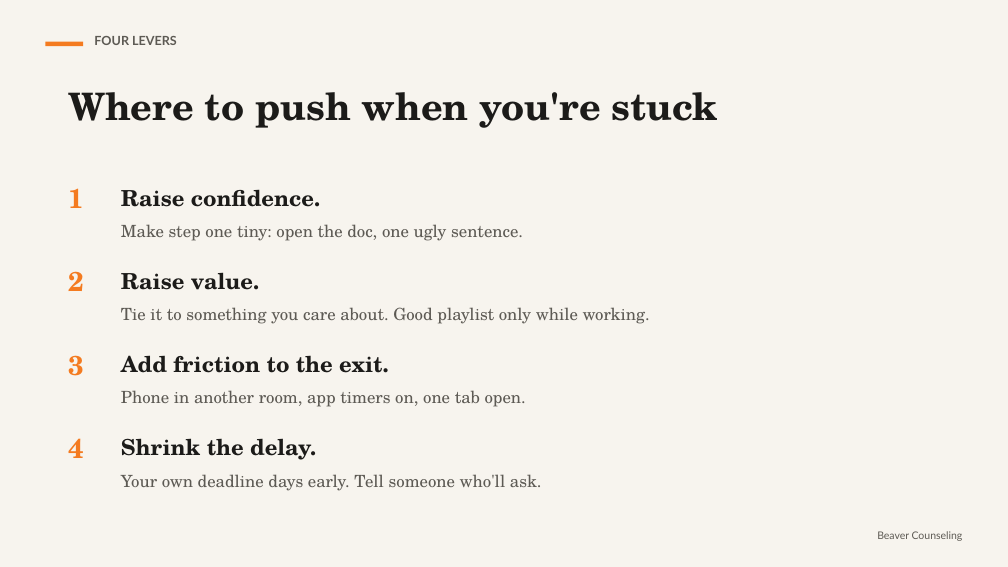
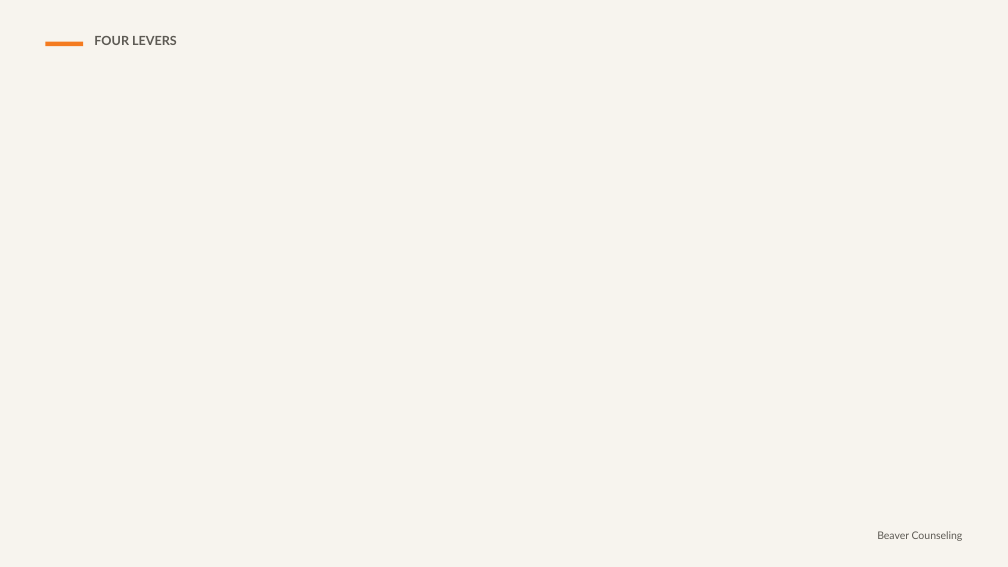
Before and after one commit to rmwtoolkit/bcds-toolkit, a slide deck: slide 17 of decks/why-you-cant-start-lesson-v2.pptx (slide 8 before the commit). Drawn at 1008x567 pixels with LibreOffice and Linux fonts; fonts in the diff are those of the drawing; background and template pictures are left out. Boxes give left, top, right and bottom in pixels: in the first picture for what was removed or moved away, otherwise in the second. Text is boxed around its words. In the diff, an @@ line names an element or a change of style, - is before the commit and + after.

```diff
--- a/decks/why-you-cant-start-lesson-v2.pptx
+++ b/decks/why-you-cant-start-lesson-v2.pptx
@@ text removed at (68,92,718,128) @@
-Where to push when you're stuck
@@ text removed at (68,188,84,208) @@
-1
@@ text removed at (121,189,523,241) @@
-Raise confidence.
-Make step one tiny: open the doc, one ugly sentence.
@@ text removed at (68,271,84,291) @@
-2
@@ text removed at (121,272,650,324) @@
-Raise value.
-Tie it to something you care about. Good playlist only while working.
@@ text removed at (68,355,84,376) @@
-3
@@ text removed at (121,355,526,407) @@
-Add friction to the exit.
-Phone in another room, app timers on, one tab open.
@@ text removed at (68,438,84,458) @@
-4
@@ text removed at (121,438,542,491) @@
-Shrink the delay.
-Your own deadline days early. Tell someone who'll ask.
```
Also in this commit, not shown: 11 other slides changed, 18 slides added, 3 slides removed, 23 other files.
